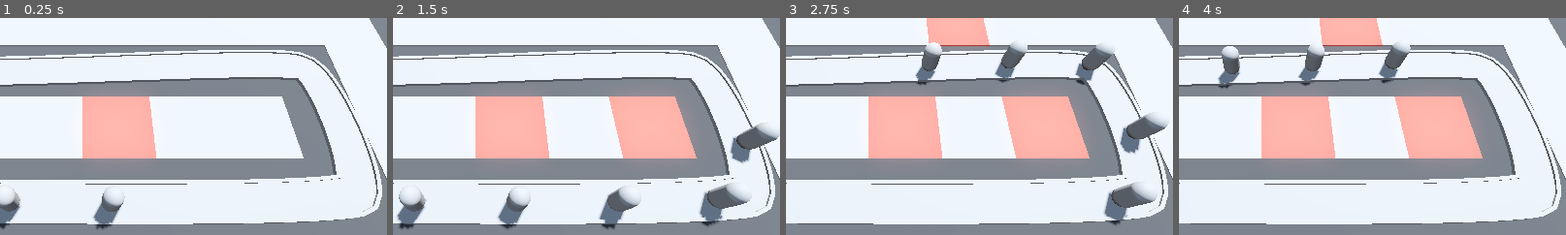
Above: before the commit, frames 1-4 (left to right).
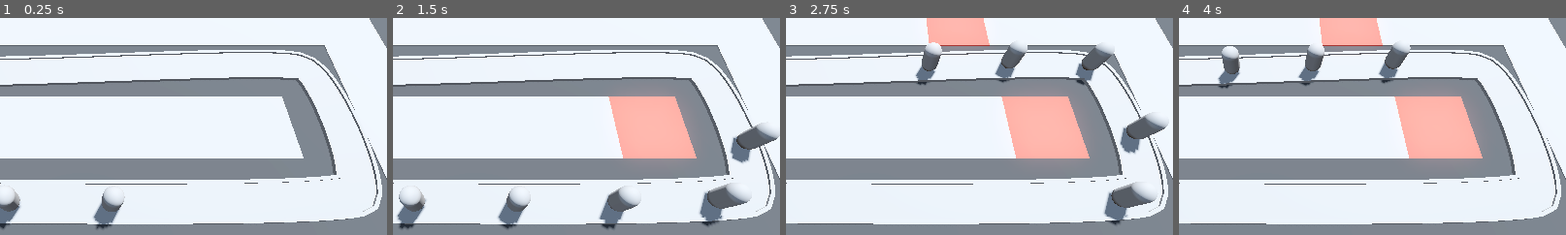
Above: after the commit, the same moments.

Repository: ozgencDev/Barbarian-Blaster
Game: Godot game, scene res://BaseLevel.tscn
The game is run twice, just before and just after one commit, with the same random seed, the same clock (stepped at 60 frames per second) and the same inputs.
Inputs (mouse positions are % of the whole screen's width and height, from its top left):
- Up to frame 1 (0.25 s): no input
- Up to frame 2 (1.5 s): move the mouse to (72, 45) at 0.52 s; press the mouse at (72, 45) at 0.53 s; move the mouse to (30, 55) at 1.27 s; release the mouse at (30, 55) at 1.28 s; click (30, 55) at 1.35 s
- Up to frame 3 (2.75 s): move the mouse to (60, 28) at 2.02 s; press the mouse at (60, 28) at 2.03 s
- Up to frame 4 (4 s): move the mouse to (45, 70) at 2.77 s; release the mouse at (45, 70) at 2.78 s; click (45, 70) at 2.85 s; move the mouse to (80, 65) at 3.52 s; press the mouse at (80, 65) at 3.53 s
The pictures show only the part of the screen within x 39-89%, y 22-72%; the shares and areas given below are measured in that part.

The runs differ from the first frame. In frame 1, 5.2% of the frame differs, in the area x 21-41%, y 36-65%; in frame 2, 5.2%; in frame 3, 5.2%; in frame 4, 5.2%.

Commit message:
uses click instead of hover,  adds indicator for cursor shape

Diff:
--- a/RayPickerCamera/ray_picker_camera.gd
+++ b/RayPickerCamera/ray_picker_camera.gd
@@ -12,9 +12,13 @@
 	ray_cast_3d.force_raycast_update()
 
 	if ray_cast_3d.is_colliding():
+		Input.set_default_cursor_shape(Input.CURSOR_POINTING_HAND)
 		var collider = ray_cast_3d.get_collider()
 		if collider is GridMap:
-			var collision_point = ray_cast_3d.get_collision_point()
-			var cell = gridmap.local_to_map(collision_point)
-			if gridmap.get_cell_item(cell) == 0: #for bug purposes
-				gridmap.set_cell_item(cell, 1)
+			if Input.is_action_pressed("click"):
+				var collision_point = ray_cast_3d.get_collision_point()
+				var cell = gridmap.local_to_map(collision_point)
+				if gridmap.get_cell_item(cell) == 0: #for bug purposes
+					gridmap.set_cell_item(cell, 1)
+	else:
+		Input.set_default_cursor_shape(Input.CURSOR_ARROW)
--- a/project.godot
+++ b/project.godot
@@ -14,3 +14,11 @@
 run/main_scene="res://BaseLevel.tscn"
 config/features=PackedStringArray("4.1", "Forward Plus")
 config/icon="res://icon.svg"
+
+[input]
+
+click={
+"deadzone": 0.5,
+"events": [Object(InputEventMouseButton,"resource_local_to_scene":false,"resource_name":"","device":-1,"window_id":0,"alt_pressed":false,"shift_pressed":false,"ctrl_pressed":false,"meta_pressed":false,"button_mask":0,"position":Vector2(0, 0),"global_position":Vector2(0, 0),"factor":1.0,"button_index":1,"canceled":false,"pressed":false,"double_click":false,"script":null)
+]
+}
Not shown: 4 places in MeshLibrary/SpaceLibrary.tres that only renumber resources
